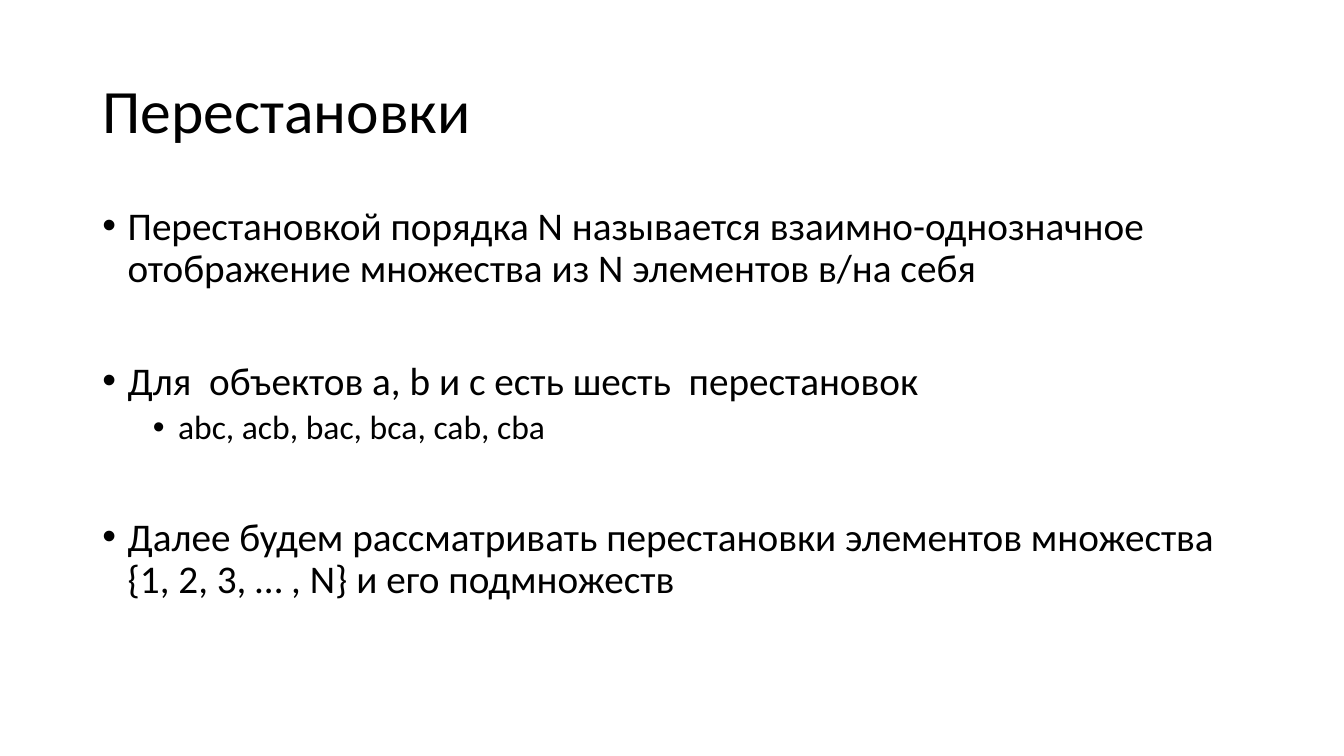
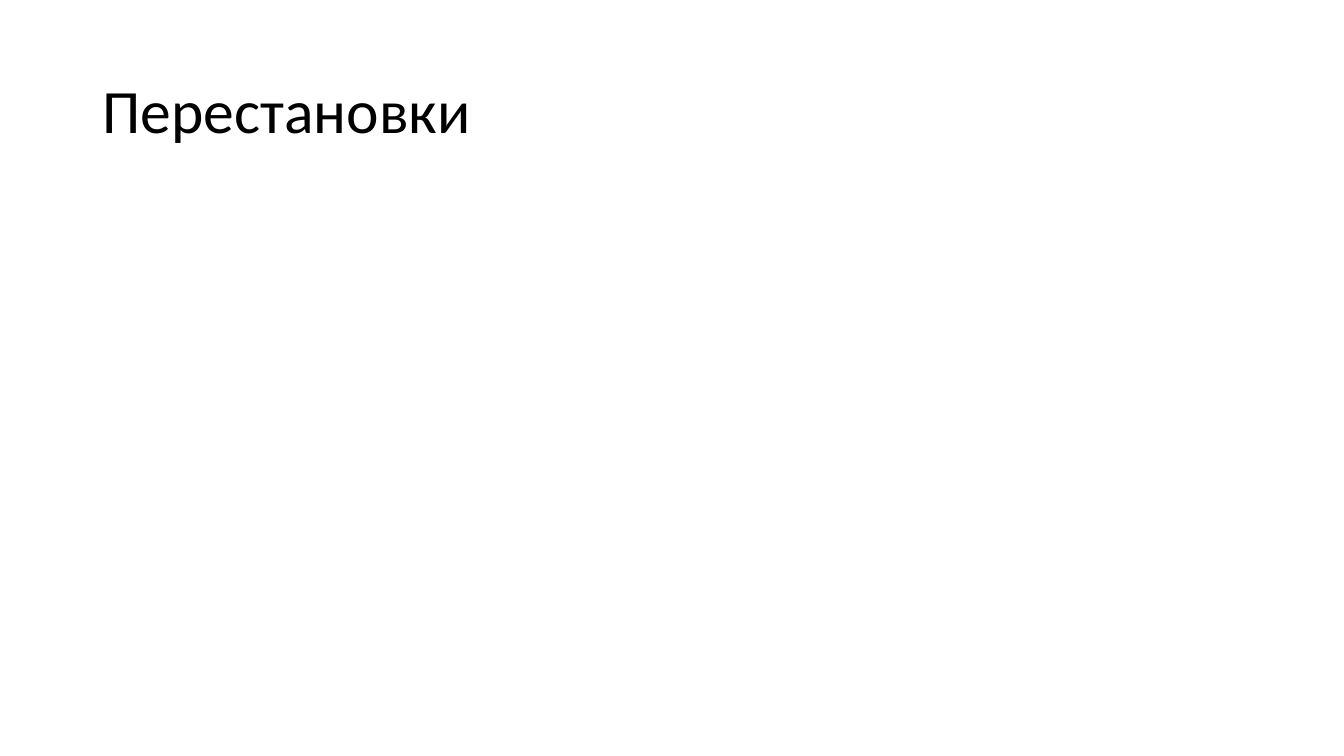
Before and after one commit to Evgueni-Petrov-aka-espetrov/Algorithms-and-Programming-in-C-pptx, a slide deck: slide 3 of 23 Перестановки.pptx. Drawn at 1344x756 pixels with LibreOffice and Linux fonts; fonts in the diff are those of the drawing. Boxes give left, top, right and bottom in pixels: in the first picture for what was removed or moved away, otherwise in the second. Text is boxed around its words. In the diff, an @@ line names an element or a change of style, - is before the commit and + after.

```diff
--- a/23 Перестановки.pptx
+++ b/23 Перестановки.pptx
@@ text removed at <box>128,213,1214,600</box> @@
-• Перестановкой порядка N называется взаимно-однозначное отображение множества из N элементов в/на себя
-• Для объектов а, b и с есть шесть перестановок
-  • аbс, acb, bac, bса, cab, cba
-• Далее будем рассматривать перестановки элементов множества {1, 2, 3, … , N} и его подмножеств
```
Also in this commit, not shown: 11 other slides changed, 89 slides added, 10 slides removed.
